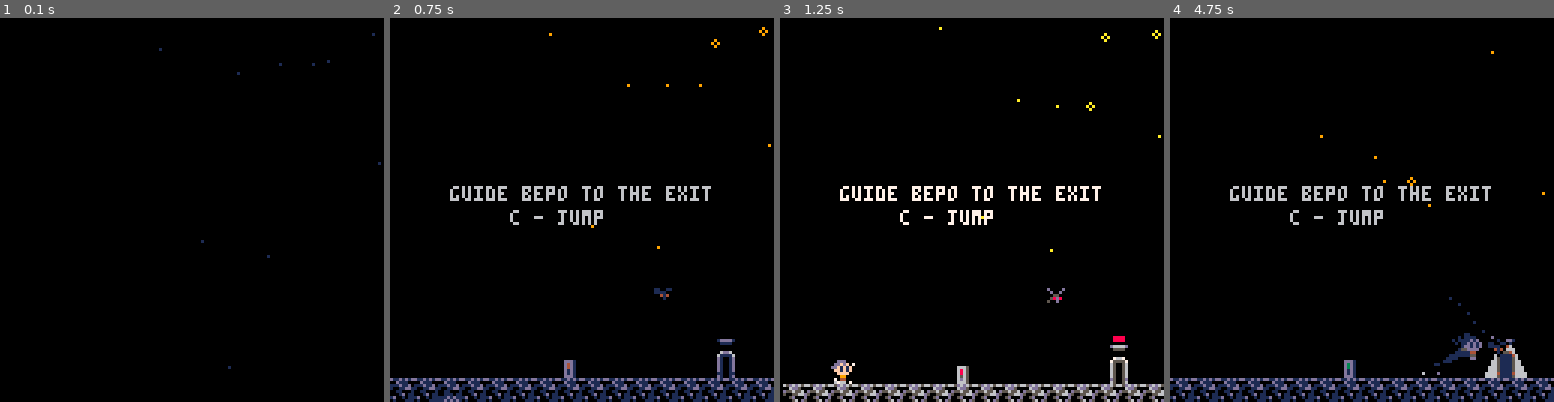
Above: before the commit, frames 1-4 (left to right).
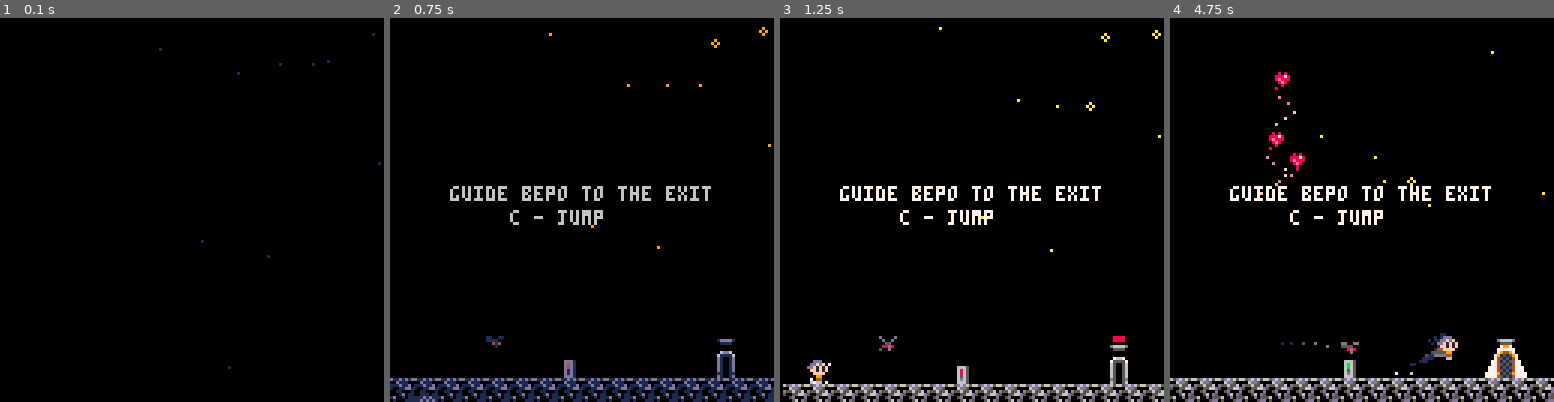
Above: after the commit, the same moments.

Repository: wesen/carts
Game: PICO-8 cartridge games/the-moth/the-moth.p8
Same seed, same stepped clock (60 frames per second), same inputs: the game is played once before the commit and once after it.
Inputs:
- Up to frame 1 (0.1 s): no input
- Up to frame 2 (0.75 s): tap X (X key) at 0.33 s; tap O (Z key) at 0.7 s
- Up to frame 3 (1.25 s): tap X (X key) at 1.07 s
- Up to frame 4 (4.75 s): hold Right 1.6-2.1 s; tap O (Z key) every 0.4 s from 1.7 to 4.5 s; tap X (X key) at 1.85, 2.97, 4.08 s; hold Up 2.15-2.42 s; hold Right 2.47-3.03 s; hold Left 3.08-3.58 s; hold Down 3.63-3.97 s; hold Right 4.02-4.68 s; hold Up from 4.73 s (still down)

Frame 1 is identical in both runs. In frame 2, 0.3% of the frame differs, in the area x 6-74%, y 70-100%; in frame 3, 0.6%; in frame 4, 7.5%, in the area x 0-100%, y 8-100%.

Commit message:
Add hearts

Diff:
--- a/games/the-moth/constants.lua
+++ b/games/the-moth/constants.lua
@@ -14,6 +14,7 @@
 typ_lamp_switch=13
 typ_exit=14
 typ_game=15
+typ_heart=16
 
 flg_solid=0
 flg_ice=1
--- a/games/the-moth/helpers.lua
+++ b/games/the-moth/helpers.lua
@@ -22,6 +22,10 @@
 
 function mrnd(x)
  return rnd(x*2)-x
+end
+
+function rnd_elt(v)
+ return v[min(#v,1+flr(rnd(#v)+0.5))]
 end
 
 --- function for calculating
--- a/games/the-moth/moth.lua
+++ b/games/the-moth/moth.lua
@@ -9,6 +9,7 @@
  self.new_light_debounce=0
  self.ghosts={}
  self.heart_hitbox=hitbox(v2(-3,-3),v2(8+6,8+6))
+ self.heart_debounce=0
  del(actors,self)
  moth=self
 end)
@@ -85,6 +86,19 @@
  else
   popend(self.ghosts)
  end
+
+ -- heart collision
+ if player!=nil and self.heart_hitbox:to_bbox_at(self.pos):collide(player:bbox()) then
+  if self.heart_debounce<=0 then
+   cls_heart.init(self.pos)
+   sfx(rnd_elt({41,42,43,44,45,46,47}))
+   self.heart_debounce=16+rnd(32)
+  else
+   self.heart_debounce-=1
+  end
+ else
+  self.heart_debounce=0
+ end
 end
 
 function cls_moth:draw()
@@ -94,7 +108,4 @@
  end
 
  bspr(self.spr,self.pos.x,self.pos.y,self.flip.x,self.flip.y,0)
-
- local heart_bbox=self.heart_hitbox:to_bbox(v2(0,0))
- heart_bbox:draw(8)
 end
--- a/games/the-moth/the-moth.lua
+++ b/games/the-moth/the-moth.lua
@@ -24,6 +24,7 @@
 --#include room
 --#include smoke
 --#include particle
+--#include heart
 --#include player
 --#include spring
 --#include spawn
--- a/games/the-moth/the-moth.p8
+++ b/games/the-moth/the-moth.p8
@@ -17,6 +17,7 @@
 typ_lamp_switch=13
 typ_exit=14
 typ_game=15
+typ_heart=16
 
 flg_solid=0
 flg_ice=1
@@ -498,6 +499,10 @@
  return rnd(x*2)-x
 end
 
+function rnd_elt(v)
+ return v[min(#v,1+flr(rnd(#v)+0.5))]
+end
+
 --- function for calculating
 -- exponents to a higher degree
 -- of accuracy than using the
@@ -724,6 +729,8 @@
  self.found_lamp=false
  self.new_light_debounce=0
  self.ghosts={}
+ self.heart_hitbox=hitbox(v2(-3,-3),v2(8+6,8+6))
+ self.heart_debounce=0
  del(actors,self)
  moth=self
 end)
@@ -800,7 +807,21 @@
  else
   popend(self.ghosts)
  end
-end
+
+ -- heart collision
+ if player!=nil and self.heart_hitbox:to_bbox_at(self.pos):collide(player:bbox()) then
+  if self.heart_debounce<=0 then
+   cls_heart.init(self.pos)
+   sfx(rnd_elt({41,42,43,44,45,46,47}))
+   self.heart_debounce=16+rnd(32)
+  else
+   self.heart_debounce-=1
+  end
+ else
+  self.heart_debounce=0
+ end
+end
+
 function cls_moth:draw()
  local cols={6,6,13,13,5,1,1}
  for i,ghost in pairs(self.ghosts) do
@@ -1081,6 +1102,34 @@
   cls_gore.init(pos)
  end
 end
+cls_heart=subclass(typ_heart,cls_particle,function(self,pos)
+ cls_particle._ctr(self,pos+v2(mrnd(3),-rnd(3)-2),2.5+rnd(2),{20})
+ self.spd=v2(0,-rnd(0.3)-0.2)
+ self.amp=0.3+rnd(0.4)
+ self.angle_spd=rnd(3)+0.3
+ self.ghosts={}
+end)
+
+function cls_heart:update()
+ self.spd.x=cos(self.t*self.angle_spd)*self.amp
+ cls_particle.update(self)
+
+ if #self.ghosts<7 then
+  if (frame%5==0) insert(self.ghosts,self.pos:clone())
+ else
+  popend(self.ghosts)
+ end
+end
+
+function cls_heart:draw()
+ cls_particle.draw(self)
+
+ local cols={8,8,14,14,15,15,6,6,7}
+ for i,ghost in pairs(self.ghosts) do
+  circfill(ghost.x+4,ghost.y+4,.5,cols[i])
+ end
+end
+
 player=nil
 
 cls_player=subclass(typ_player,cls_actor,function(self,pos)
@@ -1691,6 +1740,8 @@
 
 -- x implement windows
 
+-- add heart
+
 -- make longer music
 -- moth animation when seeing light
 
@@ -1705,8 +1756,6 @@
 -- add title screen
 
 -- moth dash mechanics?
-
--- add heart
 
 -- x-x-x generate parallax background
 -- find a proper way to define lamp target offsets
@@ -2060,10 +2109,10 @@
 00000000000000000000000000000000000000000000000000004000000056000000000000000000004040404000444400544000400000400000000000000000004000000000004600000000000040404040006a6b000046005573000000587740000000597346000000597100000040000000000000000000566b4346000040
 000000000000000000000000000000000000000000000000000000000000460044444444404000000000000000004040004600004000004000000000000000000040444440444440406a6b0000000040000000547b000040444440404040404040000040505050505050505040444440505050505040404000007b4040550040
 000000000000000000000000000000000000000000000000006263550000404040404040400000000000666757006a6b40404040400000400000000000000000004040404040404000587b40400000400000000000000040404040000000000040000000000000000000000040404040006a6b00000000000000000000460040
-00000000000500000000000500000000000000626354000000557346000062630000000062630040400057774600567b0000000040000040000000000000000000000000000000000000000000000040000000004000004000000000000000004000000000000000000000000000000005557b00000000000000544040400040
+00000000000000000000000000000000000000626354000000557346000062630000000062630040400057774600567b0000000040000040000000000000000000000000000000000000000000000040000000004000004000000000000000004000000000000000000000000000000005557b00000000000000544040400040
 0000000000000000000000000000000000000054734600000040404000005673000000005473000040404040400000000000000040000040000000000000000000000000000000000000000000000040000000004000004000000000000000004040000051000040404040404040404000010000000000000000464056000040
-0005000000000054000000000066670005000040404000000040666762634040050000000040005462630000006263000500000000626340000000000000000000050000006263540000404000004040050000004054004000000000000000000500540051006263006a6b006667000040400000006263000040404046004340
-000001000000004600000000005477000001000000000000004058775773000000010000004000465573000000587300000100000054734000000000000000000000010000547346000000000000000000010043404600400000000000000000000146005100547300567b005777000000000000405473000000004040004040
+0000000005000054000000000066670005000040404000000040666762634040050000000040005462630000006263000500000000626340000000000000000000050000006263540000404000004040050000004054004000000000000000000500540051006263006a6b006667000040400000006263000040404046004340
+000100000000004600000000005477000001000000000000004058775773000000010000004000465573000000587300000100000054734000000000000000000000010000547346000000000000000000010043404600400000000000000000000146005100547300567b005777000000000000405473000000004040004040
 4040404040404040404040404040404040404040404040404040404040404040404040404440404040404040404040404040404040404040000000000000000040404044444040404444444444444444404040404040404000000000000000004040404040404040404040404040404044444444404040404444444444444440
 0000000000000000000000000000000000000000000000000000000000000000000000000000000000000000000000000000000000000000000000000000000000000000000000000000000000000000000000000000000000000000000000000000000000000000000000000000000000000000000000000000000000000000
 0000000000000000000000000000000000000000000000000000000000000000000000000000000000000000000000000000000000000000000000000000000000000000000000000000000000000000000000000000000000000000000000000000000000000000000000000000000000000000000000000000000000000000
@@ -2073,70 +2122,77 @@
 0000000000000000000000000000000000000000000000000000000000000000000000000000000000000000000000000000000000000000000000000000000000000000000000000000000000000000000000000000000000000000000000000000000000000000000000000000000000000000000000000000000000000000
 0000000000000000000000000000000000000000000000000000000000000000000000000000000000000000000000000000000000000000000000000000000000000000000000000000000000000000000000000000000000000000000000000000000000000000000000000000000000000000000000000000000000000000
 0000000000000000000000000000000000000000000000000000000000000000000000000000000000000000000000000000000000000000000000000000000000000000000000000000000000000000000000000000000000000000000000000000000000000000000000000000000000000000000000000000000000000000
-006a6b0000000062630000000000000000000000000000000000000000000000000000000000000000000000000000000000000000000000000000000000000000000000000000000000000000000000000000000000000000000000000000000000000000000000000000000000000000000000000000000000000000000000
-00547b0000000055730000000000000000000000000000000000000000000000000000000000000000000000000000000000000000000000000000000000000000000000000000000000000000000000000000000000000000000000000000000000000000000000000000000000000000000000000000000000000000000000
-0000000000000040400000000000000000000000000000000000000000000000000000000000000000000000000000000000000000000000000000000000000000000000000000000000000000000000000000000000000000000000000000000000000000000000000000000000000000000000000000000000000000000000
 0000000000000000000000000000000000000000000000000000000000000000000000000000000000000000000000000000000000000000000000000000000000000000000000000000000000000000000000000000000000000000000000000000000000000000000000000000000000000000000000000000000000000000
 0000000000000000000000000000000000000000000000000000000000000000000000000000000000000000000000000000000000000000000000000000000000000000000000000000000000000000000000000000000000000000000000000000000000000000000000000000000000000000000000000000000000000000
-0005000000000000005400000000550000000000000000000000000000000000000000000000000000000000000000000000000000000000000000000000000000000000000000000000000000000000000000000000000000000000000000000000000000000000000000000000000000000000000000000000000000000000
-0000010000000000004600000000460000000000000000000000000000000000000000000000000000000000000000000000000000000000000000000000000000000000000000000000000000000000000000000000000000000000000000000000000000000000000000000000000000000000000000000000000000000000
-4040404141414141414144444441414400000000000000000000000000000000000000000000000000000000000000000000000000000000000000000000000000000000000000000000000000000000000000000000000000000000000000000000000000000000000000000000000000000000000000000000000000000009
-…(59 lines of a section not shown)…
+0000000000000000000000000000000000000000000000000000000000000000000000000000000000000000000000000000000000000000000000000000000000000000000000000000000000000000000000000000000000000000000000000000000000000000000000000000000000000000000000000000000000000000
+0000000000000000000000000000000000000000000000000000000000000000000000000000000000000000000000000000000000000000000000000000000000000000000000000000000000000000000000000000000000000000000000000000000000000000000000000000000000000000000000000000000000000000
+0000000000000000000000000000000000000000000000000000000000000000000000000000000000000000000000000000000000000000000000000000000000000000000000000000000000000000000000000000000000000000000000000000000000000000000000000000000000000000000000000000000000000000
+0000000000000000000000000000000000000000000000000000000000000000000000000000000000000000000000000000000000000000000000000000000000000000000000000000000000000000000000000000000000000000000000000000000000000000000000000000000000000000000000000000000000000000
+0000000000000000000000000000000000000000000000000000000000000000000000000000000000000000000000000000000000000000000000000000000000000000000000000000000000000000000000000000000000000000000000000000000000000000000000000000000000000000000000000000000000000000
+0000000000000000000000000000000000000000000000000000000000000000000000000000000000000000000000000000000000000000000000000000000000000000000000000000000000000000000000000000000000000000000000000000000000000000000000000000000000000000000000000000000000000009
+…(66 lines of a section not shown)…
Not shown, changed: the sound effects (__sfx__) section of games/the-moth/the-moth.p8
Not shown, changed: games/the-moth/assets/map.tmx
